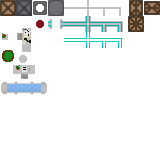
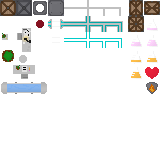
Before/after of a 160 × 160 layered artwork. What changed in the layer stack:
added layer "Layer" above "Visible" over [149, 84, 155, 92]
painted on "Visible" over [131, 19, 159, 94]
